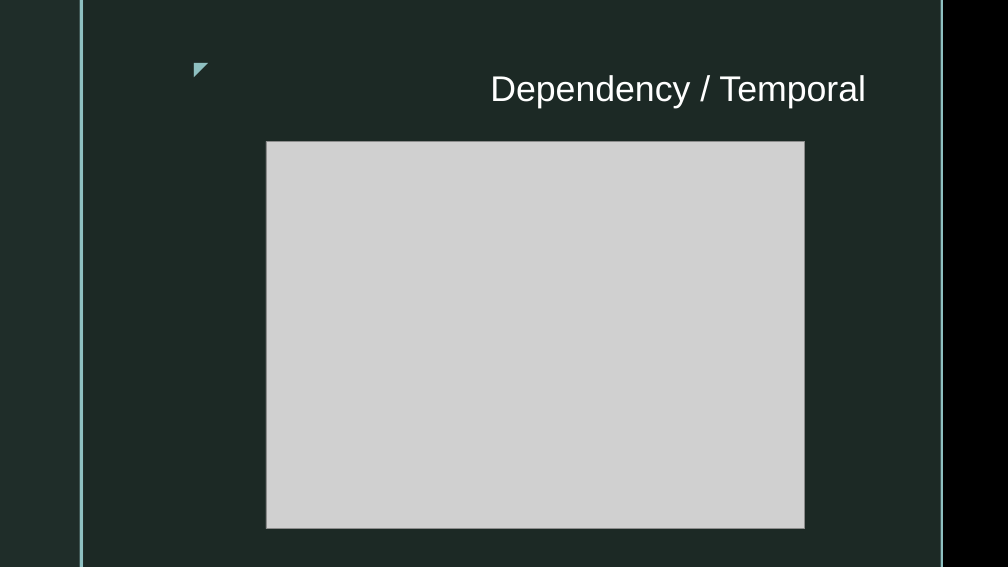
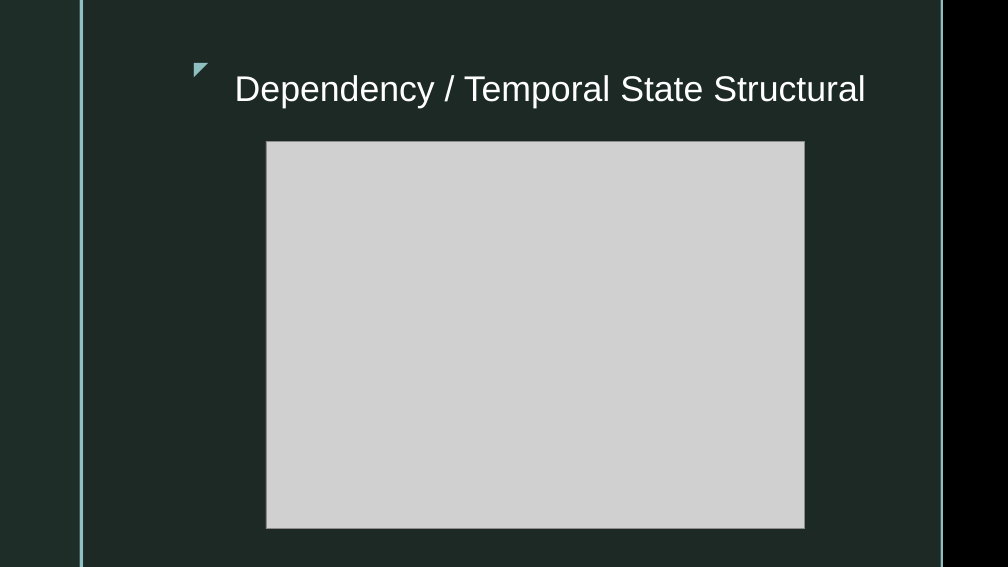
Before and after one commit to jeff-adkisson/swe-4743-spring-2026-oo-design, a slide deck: slide 14 of presentations/03-uml-class-diagramming.pptx (slide 11 before the commit). Drawn at 1008x567 pixels with LibreOffice and Linux fonts; fonts in the diff are those of the drawing; grey boxes stand for pictures; background and template pictures are left out. Boxes give left, top, right and bottom in pixels: in the first picture for what was removed or moved away, otherwise in the second. Text is boxed around its words. In the diff, an @@ line names an element or a change of style, - is before the commit and + after.

```diff
--- a/presentations/03-uml-class-diagramming.pptx
+++ b/presentations/03-uml-class-diagramming.pptx
@@ title at bbox=[235, 75, 865, 108]: text changed @@
-Dependency / Temporal
+Dependency / Temporal State Structural
```
Also in this commit, not shown: 9 other slides changed, 3 slides added, 3 other files.
